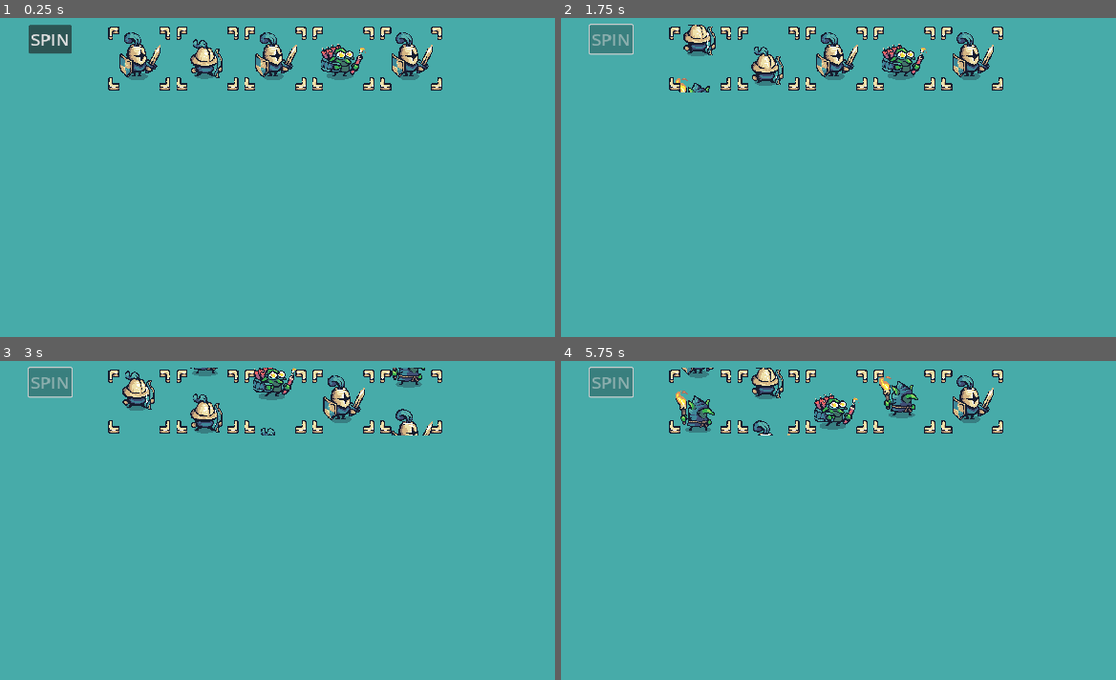
Above: before the commit, frames 1-4 (two rows, left to right).
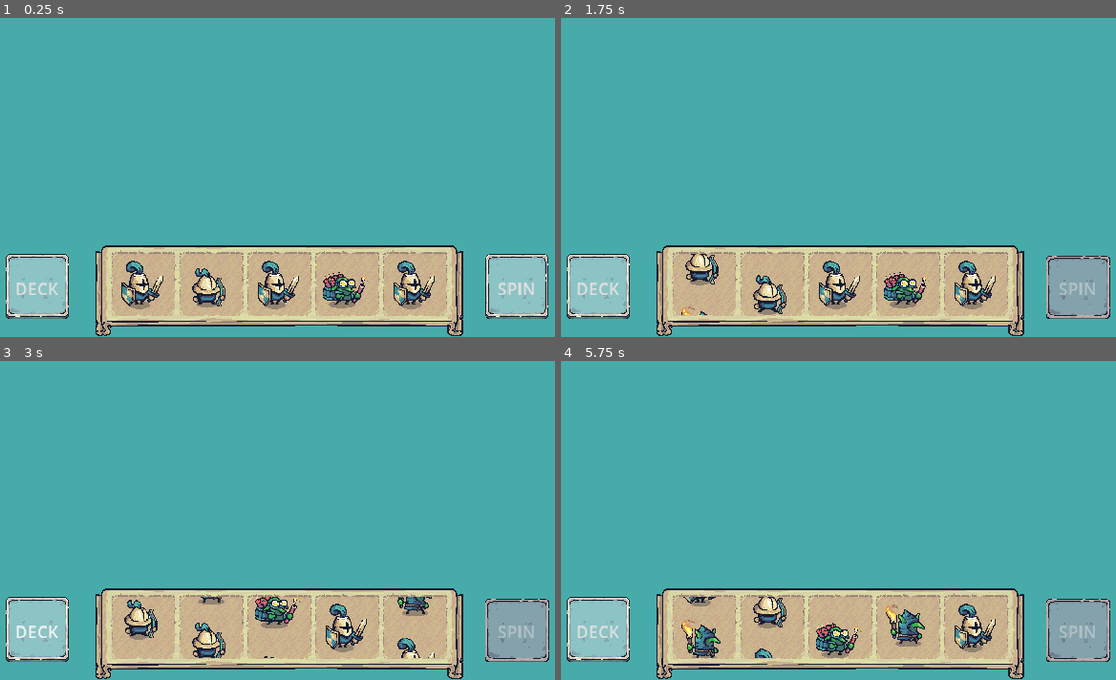
Above: after the commit, the same moments.

Repository: NectherLouieDev/KnightsAndGoblins
Game: Godot game, scene res://game/game.tscn
Same seed, same stepped clock (60 frames per second), same inputs: the game is played once before the commit and once after it.
Inputs (mouse positions are in pixels of both pictures, inside the frame that each line leads up to):
- Up to frame 1 (0.25 s): no input
- Up to frame 2 (1.75 s): click (599, 289) at 0.5 s, where only the run after the commit has a clickable "DECK"; click "SPIN" at 1.25 s
- Up to frame 3 (3 s): click (38, 632) at 2 s, where only the run after the commit has a clickable "DECK"; click (38, 632) at 2.75 s, where only the run after the commit has a clickable "DECK"
- Up to frame 4 (5.75 s): click "SPIN" at 5 s

The runs differ from the first frame. In frame 1, 26% of the frame differs, in the area x 1-99%, y 2-100%; in frame 2, 26%; in frame 3, 26%; in frame 4, 26%, in the area x 1-99%, y 1-100%.

Commit message:
banner for slot
banner for slot

Diff:
--- a/game/slot-machine/reelstrip.gd
+++ b/game/slot-machine/reelstrip.gd
@@ -155,15 +155,7 @@
 	_has_processed_snap = true
 
 func _on_snap_complete():
-	print("--- RESULT SYMBOL NODE ----------")
-	print("_on_snap_complete() REEL INDEX->", _index)
-	print("result_symbol_nodes[0]->", result_symbol_nodes[0].symbol_id)
-	print("result_symbol_nodes[1]->", result_symbol_nodes[1].symbol_id)
-	print("result_symbol_nodes[2]->", result_symbol_nodes[2].symbol_id)
-	print("--- RESULT SYMBOL NODE ----------")
-
 	emit_signal("spin_complete")
-
 	current_spin_stage = spin_stages.idle
 
 func _update_symbol_visual(symbol_node, distance):
--- a/game/slot-machine/slot_machine.tscn
+++ b/game/slot-machine/slot_machine.tscn
@@ -1,11 +1,27 @@
-[gd_scene load_steps=7 format=3 uid="uid://bjqmdgruf7pkf"]
+[gd_scene load_steps=13 format=3 uid="uid://bjqmdgruf7pkf"]
 
 [ext_resource type="Script" path="res://game/slot-machine/slot-machine.gd" id="1_rikjq"]
 [ext_resource type="Script" path="res://game/slot-machine/slot-config.gd" id="2_7tm4g"]
-[ext_resource type="Texture2D" uid="uid://dv0pjphm2y3ym" path="res://game/assets/user-interface/03.png" id="4_jkiq6"]
-[ext_resource type="Texture2D" uid="uid://creddswfpc2s4" path="res://game/assets/user-interface/04.png" id="5_3kt08"]
-[ext_resource type="Texture2D" uid="uid://0otfcfr68svb" path="res://game/assets/user-interface/05.png" id="6_kbuln"]
-[ext_resource type="Texture2D" uid="uid://dsbixdbamr574" path="res://game/assets/user-interface/06.png" id="7_2rq5v"]
+[ext_resource type="Texture2D" uid="uid://dnbj54y4hmdsy" path="res://game/assets/user-interface/banner/Banner_Horizontal.png" id="4_b5f3b"]
+[ext_resource type="Texture2D" uid="uid://dcu1boj1kfkx3" path="res://game/assets/user-interface/banner/Carved_9Slides.png" id="7_eejt8"]
+[ext_resource type="Texture2D" uid="uid://bdhpnmk100h4" path="res://game/assets/user-interface/buttons/Button_Blue_9Slides_Pressed.png" id="8_ule80"]
+[ext_resource type="Texture2D" uid="uid://cqvtxoictvhgy" path="res://game/assets/user-interface/buttons/Button_Blue_9Slides.png" id="9_kh4nu"]
+
+[sub_resource type="Theme" id="Theme_cp18x"]
+
+[sub_resource type="StyleBoxTexture" id="StyleBoxTexture_jebk5"]
+texture = ExtResource("9_kh4nu")
+
+[sub_resource type="StyleBoxTexture" id="StyleBoxTexture_exl15"]
+texture = ExtResource("9_kh4nu")
+
+[sub_resource type="StyleBoxTexture" id="StyleBoxTexture_n58nd"]
+texture = ExtResource("8_ule80")
+
+[sub_resource type="StyleBoxTexture" id="StyleBoxTexture_bwtf1"]
+texture = ExtResource("8_ule80")
+
+[sub_resource type="StyleBoxEmpty" id="StyleBoxEmpty_ayfwf"]
 
 [node name="SlotMachine" type="Node2D"]
 script = ExtResource("1_rikjq")
@@ -17,111 +33,91 @@
 [node name="StaggerTimer" type="Timer" parent="."]
 wait_time = 0.15
 
+[node name="SlotBanner" type="Node2D" parent="."]
+position = Vector2(424, 736)
+
+[node name="Banner" type="NinePatchRect" parent="SlotBanner"]
+offset_left = -60.0
+offset_top = -56.0
+offset_right = 700.0
+offset_bottom = 184.0
+theme = SubResource("Theme_cp18x")
+texture = ExtResource("4_b5f3b")
+region_rect = Rect2(0, 0, 192, 192)
+patch_margin_left = 64
+patch_margin_top = 64
+patch_margin_right = 64
+patch_margin_bottom = 64
+
+[node name="BackFrame1" type="NinePatchRect" parent="SlotBanner"]
+offset_right = 128.0
+offset_bottom = 128.0
+texture = ExtResource("7_eejt8")
+region_rect = Rect2(0, 0, 192, 192)
+patch_margin_left = 8
+patch_margin_top = 8
+patch_margin_right = 8
+patch_margin_bottom = 8
+
+[node name="BackFrame2" type="NinePatchRect" parent="SlotBanner"]
+offset_left = 128.0
+offset_right = 256.0
+offset_bottom = 128.0
+texture = ExtResource("7_eejt8")
+region_rect = Rect2(0, 0, 192, 192)
+patch_margin_left = 8
+patch_margin_top = 8
+patch_margin_right = 8
+patch_margin_bottom = 8
+
+[node name="BackFrame3" type="NinePatchRect" parent="SlotBanner"]
+offset_left = 256.0
+offset_right = 384.0
+offset_bottom = 128.0
+texture = ExtResource("7_eejt8")
+region_rect = Rect2(0, 0, 192, 192)
+patch_margin_left = 8
+patch_margin_top = 8
+patch_margin_right = 8
+patch_margin_bottom = 8
+
+[node name="BackFrame4" type="NinePatchRect" parent="SlotBanner"]
+offset_left = 384.0
+offset_right = 512.0
+offset_bottom = 128.0
+texture = ExtResource("7_eejt8")
+region_rect = Rect2(0, 0, 192, 192)
+patch_margin_left = 8
+patch_margin_top = 8
+patch_margin_right = 8
+patch_margin_bottom = 8
+
+[node name="BackFrame5" type="NinePatchRect" parent="SlotBanner"]
+offset_left = 512.0
+offset_right = 640.0
+offset_bottom = 128.0
+texture = ExtResource("7_eejt8")
+region_rect = Rect2(0, 0, 192, 192)
+patch_margin_left = 8
+patch_margin_top = 8
+patch_margin_right = 8
+patch_margin_bottom = 8
+
 [node name="ReelsMask" type="Control" parent="."]
 clip_contents = true
 layout_mode = 3
-anchors_preset = 0
-offset_left = 416.0
-offset_top = 312.0
-offset_right = 1056.0
-offset_bottom = 440.0
-
-[node name="FrameGroup" type="Node2D" parent="ReelsMask"]
-z_index = 1
-
-[node name="Frame1" type="Node2D" parent="ReelsMask/FrameGroup"]
-
-[node name="Sprite2D" type="Sprite2D" parent="ReelsMask/FrameGroup/Frame1"]
-position = Vector2(16, 16)
-texture = ExtResource("4_jkiq6")
-
-[node name="Sprite2D2" type="Sprite2D" parent="ReelsMask/FrameGroup/Frame1"]
-position = Vector2(112, 16)
-texture = ExtResource("5_3kt08")
-
-[node name="Sprite2D3" type="Sprite2D" parent="ReelsMask/FrameGroup/Frame1"]
-position = Vector2(16, 112)
-texture = ExtResource("6_kbuln")
-
-[node name="Sprite2D4" type="Sprite2D" parent="ReelsMask/FrameGroup/Frame1"]
-position = Vector2(112, 112)
-texture = ExtResource("7_2rq5v")
-
-[node name="Frame2" type="Node2D" parent="ReelsMask/FrameGroup"]
-position = Vector2(128, 0)
-
-[node name="Sprite2D" type="Sprite2D" parent="ReelsMask/FrameGroup/Frame2"]
-position = Vector2(16, 16)
-texture = ExtResource("4_jkiq6")
-
-[node name="Sprite2D2" type="Sprite2D" parent="ReelsMask/FrameGroup/Frame2"]
-position = Vector2(112, 16)
-texture = ExtResource("5_3kt08")
-
-[node name="Sprite2D3" type="Sprite2D" parent="ReelsMask/FrameGroup/Frame2"]
-position = Vector2(16, 112)
-texture = ExtResource("6_kbuln")
-
-[node name="Sprite2D4" type="Sprite2D" parent="ReelsMask/FrameGroup/Frame2"]
-position = Vector2(112, 112)
-texture = ExtResource("7_2rq5v")
-
-[node name="Frame3" type="Node2D" parent="ReelsMask/FrameGroup"]
-position = Vector2(256, 0)
-
-[node name="Sprite2D" type="Sprite2D" parent="ReelsMask/FrameGroup/Frame3"]
-position = Vector2(16, 16)
-texture = ExtResource("4_jkiq6")
-
-[node name="Sprite2D2" type="Sprite2D" parent="ReelsMask/FrameGroup/Frame3"]
-position = Vector2(112, 16)
-texture = ExtResource("5_3kt08")
-
-[node name="Sprite2D3" type="Sprite2D" parent="ReelsMask/FrameGroup/Frame3"]
-position = Vector2(16, 112)
-texture = ExtResource("6_kbuln")
-
-[node name="Sprite2D4" type="Sprite2D" parent="ReelsMask/FrameGroup/Frame3"]
-position = Vector2(112, 112)
-texture = ExtResource("7_2rq5v")
-
-[node name="Frame4" type="Node2D" parent="ReelsMask/FrameGroup"]
-position = Vector2(384, 0)
-
-[node name="Sprite2D" type="Sprite2D" parent="ReelsMask/FrameGroup/Frame4"]
-position = Vector2(16, 16)
-texture = ExtResource("4_jkiq6")
-
-[node name="Sprite2D2" type="Sprite2D" parent="ReelsMask/FrameGroup/Frame4"]
-position = Vector2(112, 16)
-texture = ExtResource("5_3kt08")
-
-[node name="Sprite2D3" type="Sprite2D" parent="ReelsMask/FrameGroup/Frame4"]
-position = Vector2(16, 112)
-texture = ExtResource("6_kbuln")
-
-[node name="Sprite2D4" type="Sprite2D" parent="ReelsMask/FrameGroup/Frame4"]
-position = Vector2(112, 112)
-texture = ExtResource("7_2rq5v")
-
-[node name="Frame5" type="Node2D" parent="ReelsMask/FrameGroup"]
-position = Vector2(512, 0)
-
-[node name="Sprite2D" type="Sprite2D" parent="ReelsMask/FrameGroup/Frame5"]
-position = Vector2(16, 16)
-texture = ExtResource("4_jkiq6")
-
-[node name="Sprite2D2" type="Sprite2D" parent="ReelsMask/FrameGroup/Frame5"]
-position = Vector2(112, 16)
-texture = ExtResource("5_3kt08")
-
-[node name="Sprite2D3" type="Sprite2D" parent="ReelsMask/FrameGroup/Frame5"]
-position = Vector2(16, 112)
-texture = ExtResource("6_kbuln")
-
-[node name="Sprite2D4" type="Sprite2D" parent="ReelsMask/FrameGroup/Frame5"]
-position = Vector2(112, 112)
-texture = ExtResource("7_2rq5v")
+anchors_preset = 7
+anchor_left = 0.5
+anchor_top = 1.0
+anchor_right = 0.5
+anchor_bottom = 1.0
+offset_left = 420.0
+offset_top = 743.0
+offset_right = 1060.0
+offset_bottom = 859.0
+grow_horizontal = 2
+grow_vertical = 0
+pivot_offset = Vector2(320, 128)
 
 [node name="UserInterface" type="Control" parent="."]
 layout_mode = 3
@@ -133,12 +129,35 @@
 
 [node name="SpinButton" type="Button" parent="UserInterface"]
 layout_mode = 1
-offset_left = 272.0
-offset_top = 312.0
-offset_right = 353.0
-offset_bottom = 365.0
+offset_left = 1128.0
+offset_top = 744.0
+offset_right = 1256.0
+offset_bottom = 872.0
+theme_override_colors/font_pressed_color = Color(1, 1, 1, 0.486275)
 theme_override_font_sizes/font_size = 32
+theme_override_styles/normal = SubResource("StyleBoxTexture_jebk5")
+theme_override_styles/hover = SubResource("StyleBoxTexture_exl15")
+theme_override_styles/pressed = SubResource("StyleBoxTexture_n58nd")
+theme_override_styles/disabled = SubResource("StyleBoxTexture_bwtf1")
+theme_override_styles/focus = SubResource("StyleBoxEmpty_ayfwf")
 text = "SPIN"
+icon_alignment = 1
+
+[node name="DeckButton" type="Button" parent="UserInterface"]
+layout_mode = 1
+offset_left = 224.0
+offset_top = 744.0
+offset_right = 352.0
+offset_bottom = 872.0
+theme_override_colors/font_pressed_color = Color(1, 1, 1, 0.486275)
+theme_override_font_sizes/font_size = 32
+theme_override_styles/normal = SubResource("StyleBoxTexture_jebk5")
+theme_override_styles/hover = SubResource("StyleBoxTexture_exl15")
+theme_override_styles/pressed = SubResource("StyleBoxTexture_n58nd")
+theme_override_styles/disabled = SubResource("StyleBoxTexture_bwtf1")
+theme_override_styles/focus = SubResource("StyleBoxEmpty_ayfwf")
+text = "DECK"
+icon_alignment = 1
 
 [connection signal="timeout" from="StaggerTimer" to="." method="_on_timer_timeout"]
 [connection signal="pressed" from="UserInterface/SpinButton" to="." method="_on_spin_button_pressed"]
--- a/game/slot-machine/symbols/symbol_torcher.tscn
+++ b/game/slot-machine/symbols/symbol_torcher.tscn
@@ -20,6 +20,7 @@
 [node name="SymbolTorcher" type="Node2D"]
 
 [node name="AnimatedSprite2D" type="AnimatedSprite2D" parent="."]
+position = Vector2(8, 0)
 sprite_frames = SubResource("SpriteFrames_cvle1")
 animation = &"Static"
 autoplay = "Static"
Binary file added: game/assets/user-interface/banner/Banner_Connection_Down.png
Not shown, added: game/assets/user-interface/banner/Banner_Connection_Down.png.import
Binary file added: game/assets/user-interface/banner/Banner_Connection_Left.png
Not shown, added: game/assets/user-interface/banner/Banner_Connection_Left.png.import
Binary file added: game/assets/user-interface/banner/Banner_Connection_Right.png
Not shown, added: game/assets/user-interface/banner/Banner_Connection_Right.png.import
Binary file added: game/assets/user-interface/banner/Banner_Connection_Up.png
Not shown, added: game/assets/user-interface/banner/Banner_Connection_Up.png.import
Binary file added: game/assets/user-interface/banner/Banner_Horizontal.png
Not shown, added: game/assets/user-interface/banner/Banner_Horizontal.png.import
Binary file added: game/assets/user-interface/banner/Banner_Vertical.png
Not shown, added: game/assets/user-interface/banner/Banner_Vertical.png.import
(and 43 more such lines)
